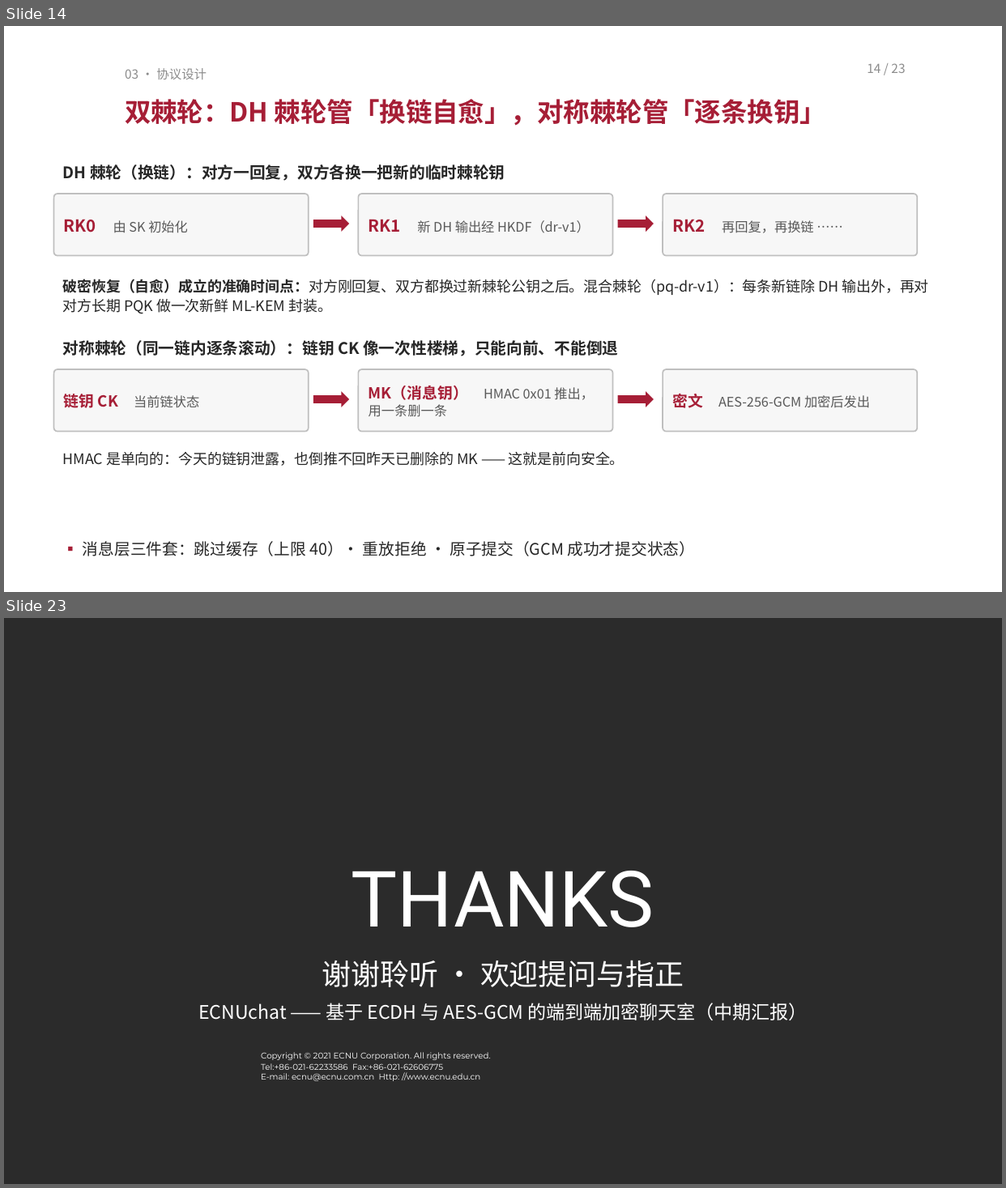
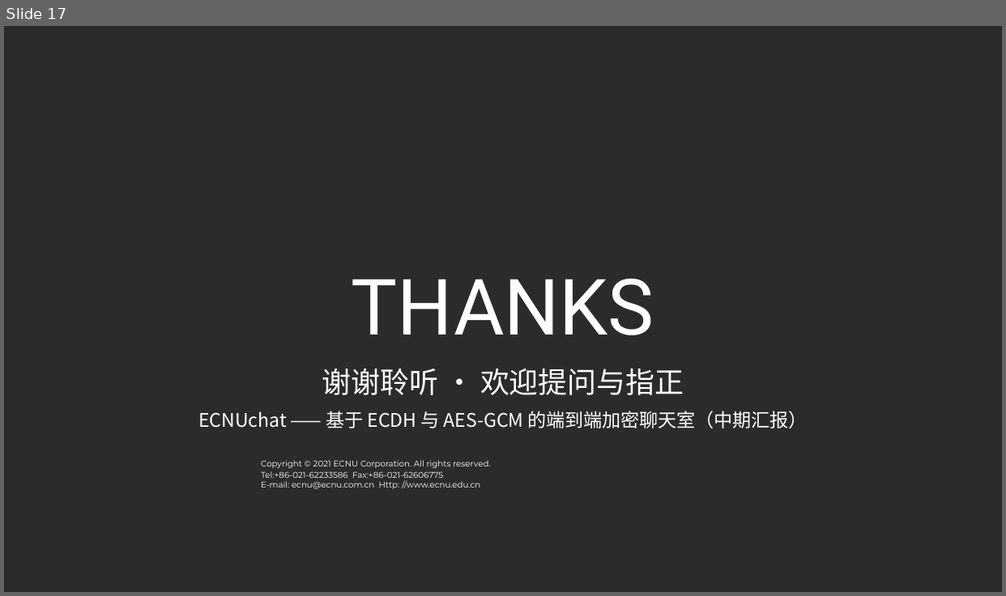
Before and after one commit to TomHaoZi/ECNUchat, a slide deck: 中期汇报/ECNUchat-中期汇报.pptx. Shown one above the other, each under a label of ours: slides 14 and 23 before the commit, slide 17 after it; the slides between them are not shown. The pictures are 1006x1188 and 1006x596 pixels, drawn with LibreOffice and Linux fonts; fonts in the diff are those of the drawing; background and template pictures are left out; a plain dark background stands for a picture behind light text. Boxes give left, top, right and bottom in pixels: in the first picture for what was removed or moved away, otherwise in the second. Text is boxed around its words. In the diff, an @@ line names an element or a change of style, - is before the commit and + after.

```diff
--- a/中期汇报/ECNUchat-中期汇报.pptx
+++ b/中期汇报/ECNUchat-中期汇报.pptx
@@ slide 14 removed at (4,26,1002,592), background #FFFFFF @@
@@ text removed at (125,68,206,79) @@
-03 · 协议设计
@@ text removed at (867,63,905,73) @@
-14 / 23
@@ text removed at (125,99,826,126) @@
-双棘轮：DH 棘轮管「换链自愈」，对称棘轮管「逐条换钥」
@@ text removed at (63,165,505,181) @@
-DH 棘轮（换链）：对方一回复，双方各换一把新的临时棘轮钥
@@ rounded rectangle removed at (54,194,309,255) @@
-RK0 由 SK 初始化
@@ rounded rectangle removed at (358,194,613,255) @@
-RK1 新 DH 输出经 HKDF（dr-v1）
@@ rounded rectangle removed at (663,194,917,255) @@
-RK2 再回复，再换链 ……
@@ right arrow removed at (313,216,349,232) @@
@@ right arrow removed at (618,216,654,232) @@
@@ text removed at (63,279,929,314) @@
-破密恢复（自愈）成立的准确时间点：对方刚回复、双方都换过新棘轮公钥之后。混合棘轮（pq-dr-v1）：每条新链除 DH 输出外，再对对方长期 PQK 做一次新鲜 ML-KEM 封装。
@@ text removed at (63,340,618,356) @@
-对称棘轮（同一链内逐条滚动）：链钥 CK 像一次性楼梯，只能向前、不能倒退
@@ rounded rectangle removed at (54,369,309,431) @@
-链钥 CK 当前链状态
@@ rounded rectangle removed at (358,369,613,431) @@
-MK（消息钥） HMAC 0x01 推出，用一条删一条
@@ rounded rectangle removed at (663,369,917,431) @@
-密文 AES-256-GCM 加密后发出
@@ right arrow removed at (313,391,349,408) @@
@@ right arrow removed at (618,391,654,408) @@
@@ text removed at (63,452,624,466) @@
-HMAC 是单向的：今天的链钥泄露，也倒推不回昨天已删除的 MK —— 这就是前向安全。
@@ text removed at (83,541,695,557) @@
-▪ 消息层三件套：跳过缓存（上限 40）· 重放拒绝 · 原子提交（GCM 成功才提交状态）
@@ what was slide 23 is now slide 17 @@
```
Also in this commit, not shown: 15 slides changed, 5 other slides removed, 3 other files.
